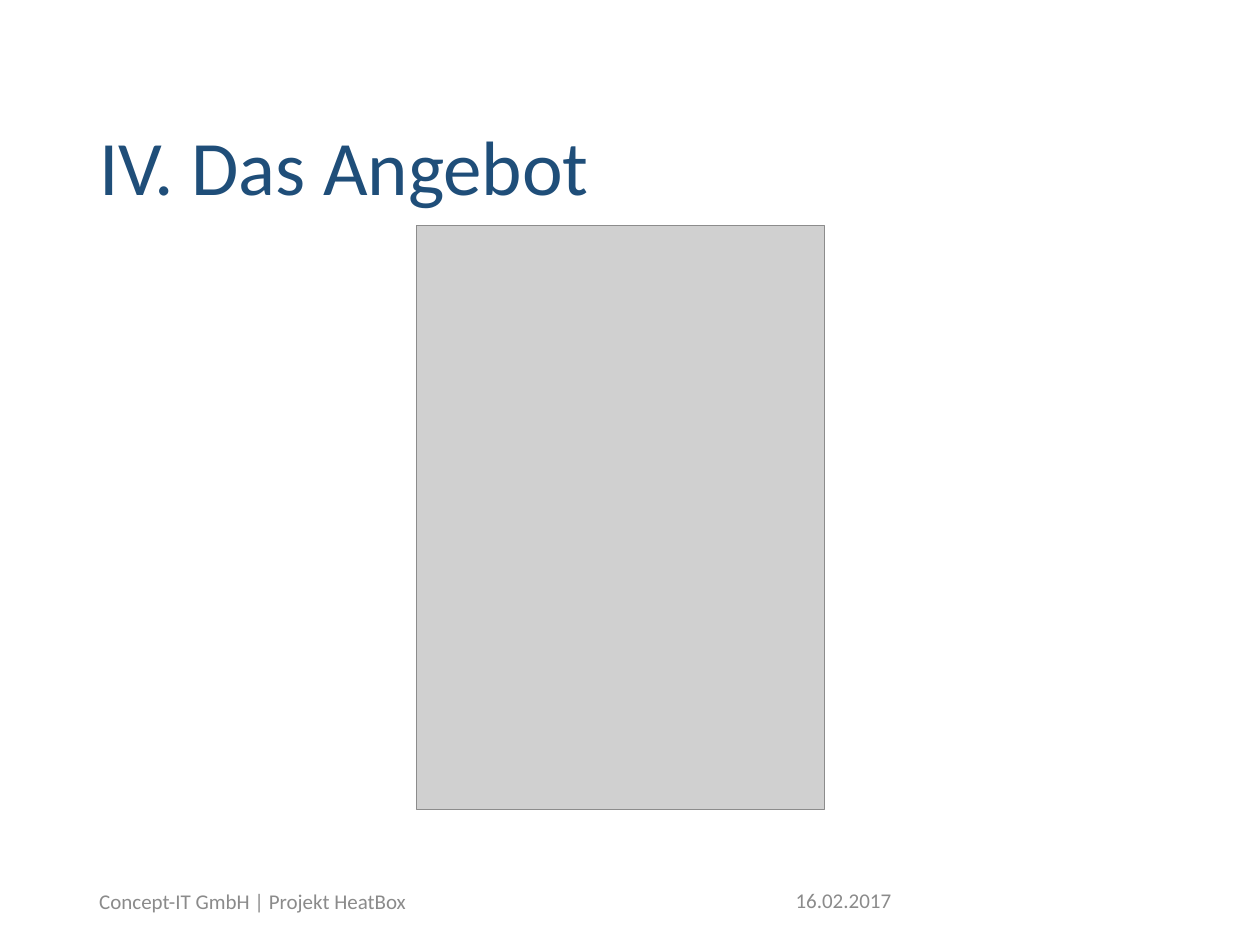
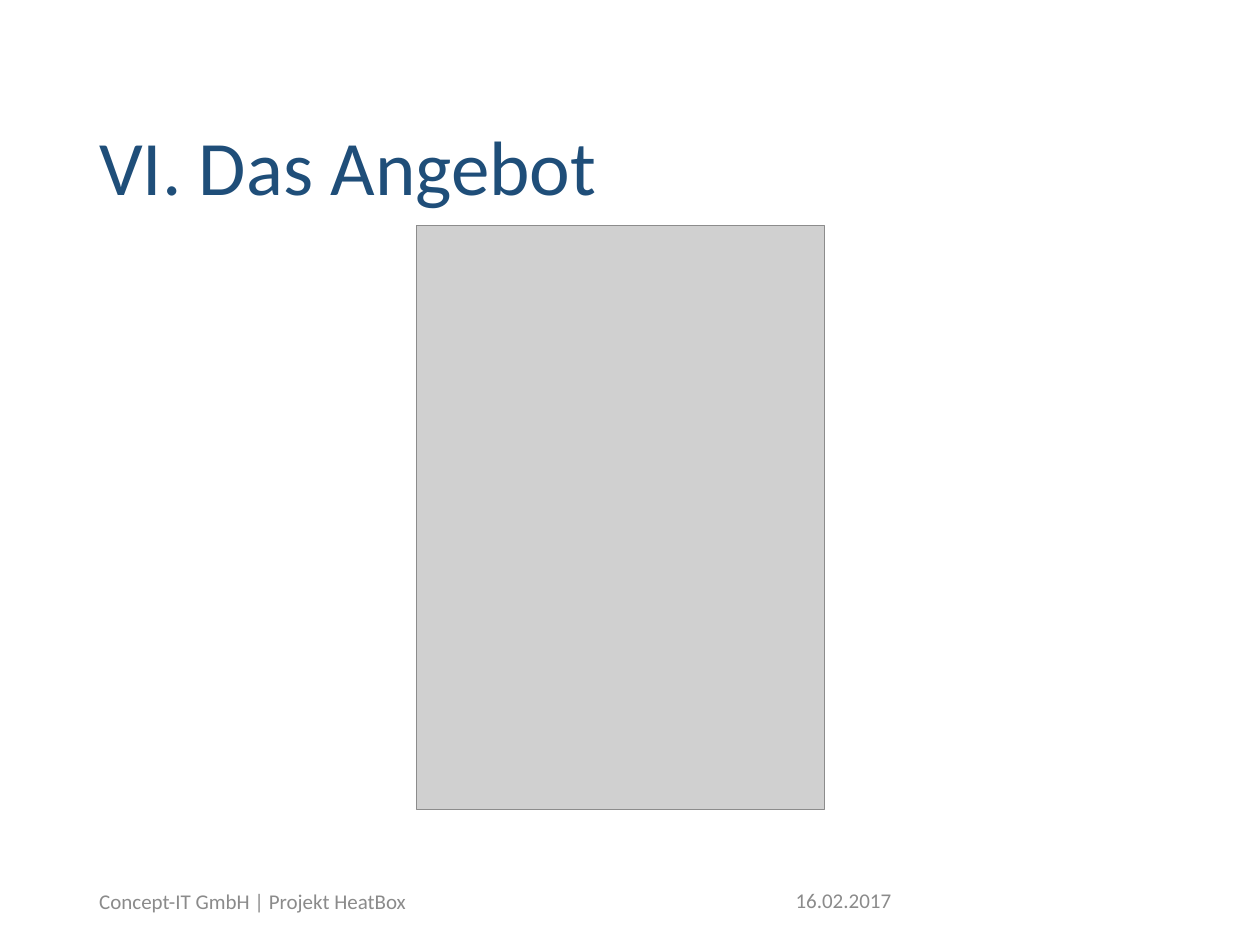
Before and after one commit to skern95/kerngeschaeft, a slide deck: slide 13 of PräsoHeatBoxDoku.pptx (slide 8 before the commit). Drawn at 1260x945 pixels with LibreOffice and Linux fonts; fonts in the diff are those of the drawing; grey boxes stand for pictures; background and template pictures are left out. Boxes give left, top, right and bottom in pixels: in the first picture for what was removed or moved away, otherwise in the second. Text is boxed around its words. In the diff, an @@ line names an element or a change of style, - is before the commit and + after.

```diff
--- a/PräsoHeatBoxDoku.pptx
+++ b/PräsoHeatBoxDoku.pptx
@@ title at (x1=99, y1=141, x2=597, y2=209): text changed @@
-IV. Das Angebot
+VI. Das Angebot
```
Also in this commit, not shown: 4 other slides changed, 2 slides added.
